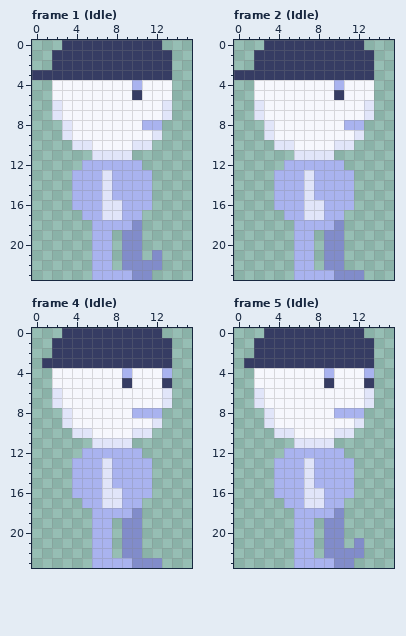
Edited in one commit: pixel-art file (assets/art-source/PlayerAnimation.aseprite). That is the earlier state.
16x24 pixels, 10 frames. Shown: frame 1 (Idle), frame 2 (Idle), frame 4 (Idle), frame 5 (Idle). The commit also changed other frames, which this record leaves out.
After the commit:
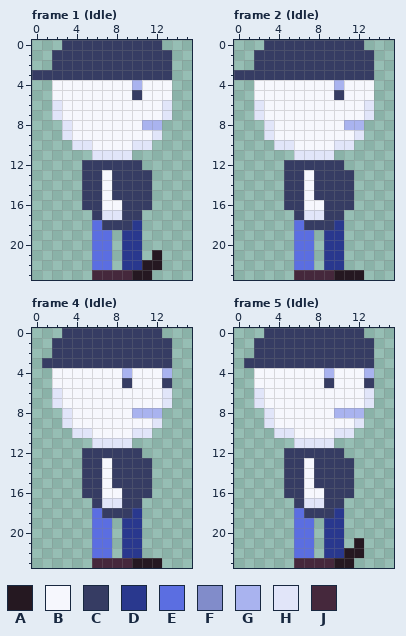
Palette (. is transparent): A #251821  B #f6f7fd  C #363c63  D #29388e  E #5b6ee1  F #818cca  G #a9b3ef  H #e1e5f9  J #45283c
From the commit log: Update player sprite; fix accidental infinite jump
What changed:
--- frame 1 (Idle), layers "Forelimbs", "Torso", "Backlimbs"
@@ x 0..15 @@
 11 ......HHHH......
-12 .....GGGGGG.....
-13 ....GGGHGGGG....
-14 ....GGGHGGGG....
-15 ....GGGHGGGG....
-16 ....GGGHHGGG....
-17 .....GGHHGG.....
-18 ......GGGGF.....
-19 ......GG.FF.....
-20 ......GG.FF.....
-21 ......GG.FF.F...
-22 ......GG.FFFF...
-23 ......GGGGFF....
+12 .....CCCCCC.....
+13 .....CCBCCCC....
+14 .....CCBCCCC....
+15 .....CCBCCCC....
+16 .....CCBBCCC....
+17 ......CHHCC.....
+18 ......ECCCD.....
+19 ......EE.DD.....
+20 ......EE.DD.....
+21 ......EE.DD.A...
+22 ......EE.DDAA...
+23 ......JJJJAA....
--- frame 2 (Idle), layers "Forelimbs", "Torso", "Backlimbs"
@@ x 0..15 @@
 11 ......HHHH......
-12 .....GGGGGG.....
-13 ....GGGHGGGG....
-14 ....GGGHGGGG....
-15 ....GGGHGGGG....
-16 ....GGGHHGGG....
-17 .....GGHHGG.....
-18 ......GGGGF.....
-19 ......GG.FF.....
-20 ......GG.FF.....
-21 ......GG.FF.....
-22 ......GG.FF.....
-23 ......GGGGFFF...
+12 .....CCCCCC.....
+13 .....CCBCCCC....
+14 .....CCBCCCC....
+15 .....CCBCCCC....
+16 .....CCBBCCC....
+17 ......CHHCC.....
+18 ......ECCCD.....
+19 ......EE.DD.....
+20 ......EE.DD.....
+21 ......EE.DD.....
+22 ......EE.DD.....
+23 ......JJJJAAA...
--- frame 4 (Idle), layers "Forelimbs", "Torso", "Backlimbs": the same change as frame 2 (Idle)
--- frame 5 (Idle), layers "Forelimbs", "Torso", "Backlimbs": the same change as frame 1 (Idle)
Where, in picture pixels (left, top, right, bottom), the same in both pictures:
changed: (72, 160, 162, 280)
changed: (274, 160, 364, 280)
changed: (72, 448, 162, 568)
changed: (274, 448, 364, 568)
